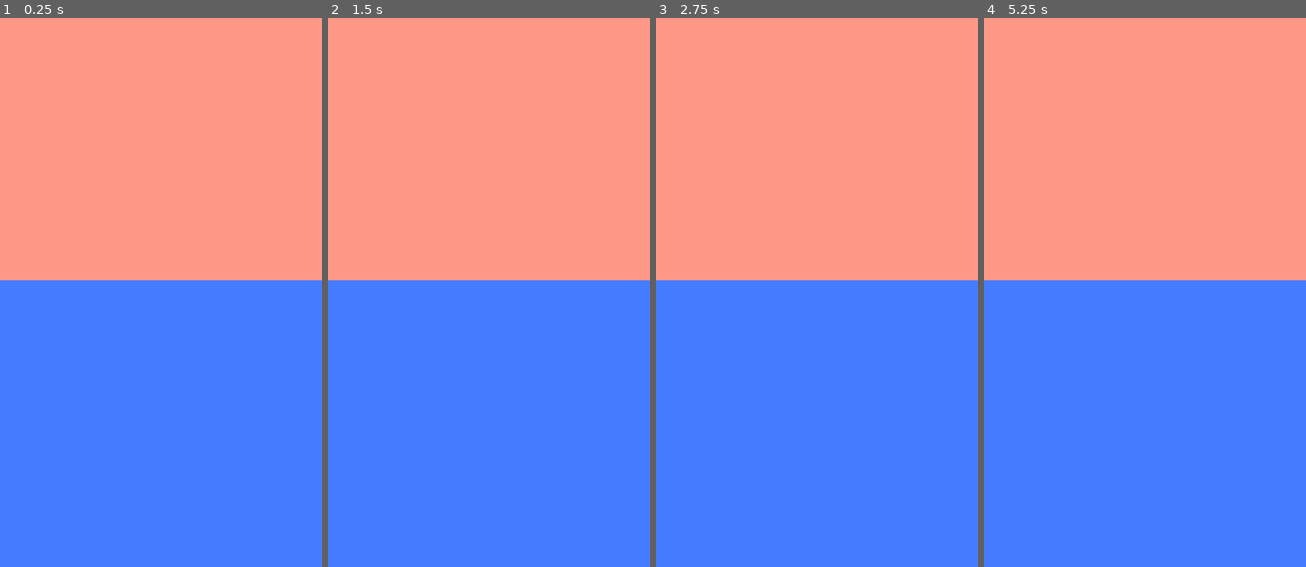
Above: before the commit, frames 1-4 (left to right).
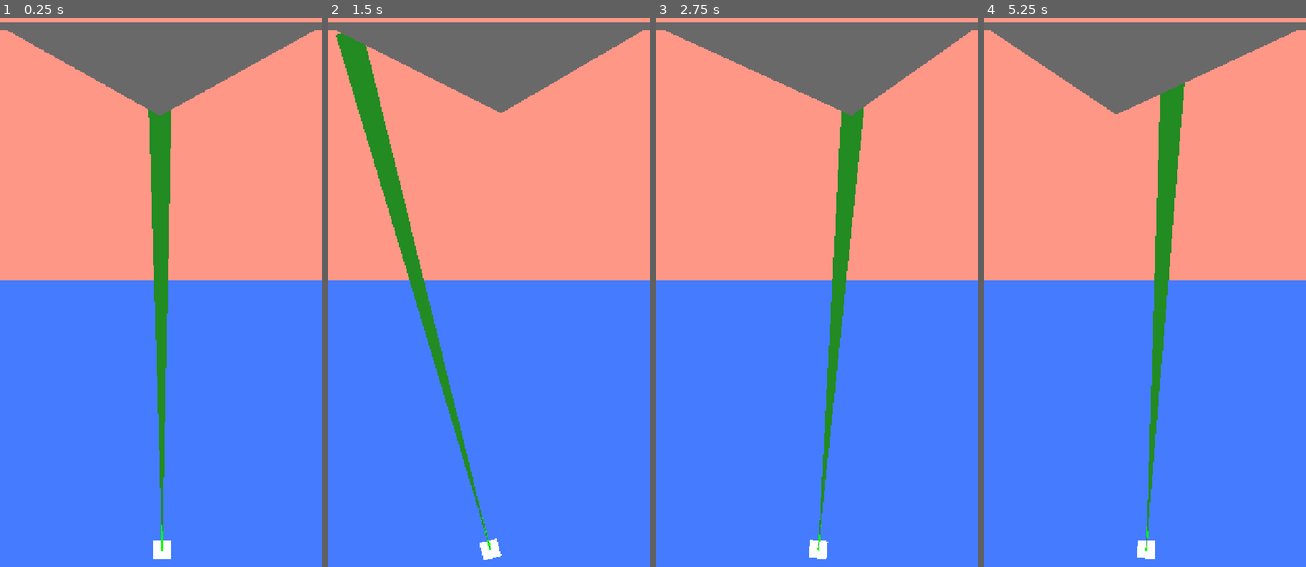
Above: after the commit, the same moments.

Repository: LucieFaure-Beaulande/neopong
Game: Godot game, scene res://Game/board/board.tscn
Two runs of this game, one before a commit and one after it. Both use one fixed random seed, a clock stepped at 60 frames per second and the inputs below. Before the commit the project has no main scene; this scene is started directly in both runs.
Inputs (mouse positions are in pixels of both pictures, inside the frame that each line leads up to):
- Up to frame 1 (0.25 s): no input
- Up to frame 2 (1.5 s): tap Enter at 0.5 s; move the mouse to (559, 254) at 0.52 s; click (559, 254) at 0.67 s; tap Space at 1.25 s; move the mouse to (424, 308) at 1.27 s; click (424, 308) at 1.42 s
- Up to frame 3 (2.75 s): move the mouse to (849, 155) at 2.02 s; click (849, 155) at 2.17 s
- Up to frame 4 (5.25 s): tap Enter at 2.75, 4.25 s; move the mouse to (1128, 396) at 2.77 s; click (1128, 396) at 2.92 s; tap Space at 3.5, 5 s; move the mouse to (1241, 363) at 3.52 s; click (1241, 363) at 3.67 s; move the mouse to (1048, 193) at 4.27 s; click (1048, 193) at 4.42 s; move the mouse to (1161, 281) at 5.02 s; click (1161, 281) at 5.17 s

The runs differ from the first frame. In frame 1, 12% of the frame differs, in the area x 0-100%, y 0-99%; in frame 2, 13%; in frame 3, 12%; in frame 4, 12%.

Commit message:
Add  goalzones + working vacuum scene

Diff:
--- a/Game/board/board.tscn
+++ b/Game/board/board.tscn
@@ -1,6 +1,11 @@
 [gd_scene format=3 uid="uid://o3merluvrn1h"]
 
+[ext_resource type="Script" uid="uid://dy4e6x670743m" path="res://Game/board/new_script.gd" id="1_qj6ra"]
+[ext_resource type="PackedScene" uid="uid://bc3kym46wht34" path="res://Game/goalzone/goalzone.tscn" id="2_uliie"]
+[ext_resource type="PackedScene" uid="uid://qxjcs8kh6whj" path="res://Game/vacuum/vacuum.tscn" id="3_vsefh"]
+
 [node name="Board" type="Node2D" unique_id=1187871317]
+script = ExtResource("1_qj6ra")
 
 [node name="ColorRect" type="ColorRect" parent="." unique_id=1737327288]
 offset_right = 720.0
@@ -12,3 +17,9 @@
 offset_right = 720.0
 offset_bottom = 1280.0
 color = Color(0.26892668, 0.48667043, 1, 1)
+
+[node name="Goalzone" parent="." unique_id=1755762554 instance=ExtResource("2_uliie")]
+position = Vector2(360, 73)
+
+[node name="Vacuum" parent="." unique_id=1938523004 instance=ExtResource("3_vsefh")]
+position = Vector2(363, 1241)
--- /dev/null
+++ b/Game/board/new_script.gd
@@ -0,0 +1,16 @@
+extends Node
+
+var dict:Dictionary[int, ColorRect]
+
+func _input(event: InputEvent) -> void:
+	if event is InputEventScreenTouch:
+		if event.pressed:
+			print("Finger pressed at: ", event.position, " with index: ", event.index)
+			var rect:ColorRect = ColorRect.new()
+			add_child(rect)
+			rect.global_position = event.position
+			dict[event.index] = rect
+		else:
+			print("Finger released at: ", event.position, " with index: ", event.index)
+			dict[event.index].queue_free()
+			dict.erase(event.index)
--- /dev/null
+++ b/Game/goalzone/goalzone.gd
@@ -0,0 +1,51 @@
+extends Area2D
+class_name GoalZone
+
+signal pull_started
+signal pull_finished
+
+@onready var dynamic_collision_shape: CollisionPolygon2D = $DynamicCollisionShape
+
+@export var max_pull_distance: float = 200
+@export var pull_speed: float = 1000
+
+var target_dot_position: Vector2 = Vector2.ZERO
+var is_pulled: bool = false
+# Called when the node enters the scene tree for the first time.
+func _ready() -> void:
+	pull_started.connect(_on_pull_started)
+	pull_finished.connect(_on_pull_finished)
+
+
+# Called every frame. 'delta' is the elapsed time since the previous frame.
+func _physics_process(delta: float) -> void:
+	queue_redraw()
+	if !is_pulled:
+		target_dot_position = Vector2.ZERO
+	var temp_polygon:PackedVector2Array = dynamic_collision_shape.get_polygon()
+	var current_dot_position:Vector2 = temp_polygon.get(0)
+	var new_dot_position:Vector2 = current_dot_position.move_toward(target_dot_position, pull_speed*delta)
+	temp_polygon.set(0, new_dot_position)
+
+	dynamic_collision_shape.set_polygon(temp_polygon)
+
+
+func pull(origin:int, angle:float) -> void:
+	# Here we modify the target position of the first dot of the polygon so that we can "pull" on the goal zone
+	var fixed_origin := origin-360 #half of the width because the polygon's center is 0
+	# We create a vector that we then rotate
+	# this vector is used to create an "offset" that aligns with the vacuum's angle
+	var pull_vector:Vector2 = Vector2(-max_pull_distance,0).rotated(angle)
+	target_dot_position = pull_vector + Vector2(fixed_origin,0)
+
+
+func _on_pull_started() -> void:
+	is_pulled = true
+
+func _on_pull_finished() -> void:
+	is_pulled = false
+
+func _draw() -> void:
+	var color = Color.DIM_GRAY
+	print(dynamic_collision_shape.get_polygon())
+	draw_colored_polygon(dynamic_collision_shape.get_polygon(), color)
--- /dev/null
+++ b/Game/goalzone/goalzone.tscn
@@ -0,0 +1,27 @@
+[gd_scene format=3 uid="uid://bc3kym46wht34"]
+
+[ext_resource type="Script" uid="uid://b5wqkuktxja1s" path="res://Game/goalzone/goalzone.gd" id="1_8robk"]
+
+[sub_resource type="RectangleShape2D" id="RectangleShape2D_1xdq2"]
+size = Vector2(900, 20)
+
+[node name="Goalzone" type="Area2D" unique_id=586597398]
+z_index = 1
+script = ExtResource("1_8robk")
+metadata/_custom_type_script = "uid://b5wqkuktxja1s"
+
+[node name="ColorRect" type="ColorRect" parent="." unique_id=1048294507]
+offset_left = -360.0
+offset_top = -10.0
+offset_right = 360.0
+offset_bottom = 10.0
+color = Color(0.40705615, 0.40705618, 0.40705615, 1)
+
+[node name="BaseCollisionShape" type="CollisionShape2D" parent="." unique_id=1330271176]
+shape = SubResource("RectangleShape2D_1xdq2")
+
+[node name="DynamicCollisionShape" type="CollisionPolygon2D" parent="." unique_id=379632957]
+position = Vector2(0, 1)
+polygon = PackedVector2Array(0, 0, -360, 0, 0, 0, 360, 0)
+
+[connection signal="area_entered" from="." to="." method="_on_area_entered"]
--- /dev/null
+++ b/Game/vacuum/vacuum.gd
@@ -0,0 +1,11 @@
+extends Node2D
+
+
+# Called when the node enters the scene tree for the first time.
+func _ready() -> void:
+	pass # Replace with function body.
+
+
+# Called every frame. 'delta' is the elapsed time since the previous frame.
+func _physics_process(delta: float) -> void:
+	look_at(get_global_mouse_position())
--- /dev/null
+++ b/Game/vacuum/vacuum.tscn
@@ -0,0 +1,27 @@
+[gd_scene format=3 uid="uid://qxjcs8kh6whj"]
+
+[ext_resource type="Script" uid="uid://cyskwii5agcxv" path="res://Game/vacuum/vacuum.gd" id="1_qq0q7"]
+[ext_resource type="Script" uid="uid://dx7l1r5ohgorg" path="res://Game/vacuum/vacuum_raycast.gd" id="2_y0ycr"]
+
+[node name="Vacuum" type="Node2D" unique_id=1938523004]
+rotation = -1.5707964
+script = ExtResource("1_qq0q7")
+
+[node name="ColorRect" type="ColorRect" parent="." unique_id=566817876]
+offset_left = -20.0
+offset_top = -20.0
+offset_right = 20.0
+offset_bottom = 20.0
+
+[node name="ColorRect2" type="ColorRect" parent="." unique_id=1548411786]
+offset_left = -2.0
+offset_top = -2.0
+offset_right = 373.0
+offset_bottom = 2.0
+color = Color(0, 1, 0, 1)
+
+[node name="RayCast2D" type="RayCast2D" parent="." unique_id=1631345839]
+target_position = Vector2(2000, 0)
+collide_with_areas = true
+script = ExtResource("2_y0ycr")
+metadata/_custom_type_script = "uid://dx7l1r5ohgorg"
--- /dev/null
+++ b/Game/vacuum/vacuum_raycast.gd
@@ -0,0 +1,38 @@
+extends RayCast2D
+class_name VacuumRaycast
+
+var previous_collider:GoalZone = null
+
+var vacuum_angle: float = 30 #not actually degrees, just pixels also just cosmetic
+
+# Called when the node enters the scene tree for the first time.
+func _ready() -> void:
+	pass # Replace with function body.
+
+
+# Called every frame. 'delta' is the elapsed time since the previous frame.
+func _physics_process(delta: float) -> void:
+	queue_redraw()
+	if is_colliding():
+		var collider = get_collider()
+		if collider is GoalZone:
+			previous_collider = collider
+			previous_collider.pull_started.emit()
+			var hit_pos = get_collision_point()
+			collider.pull(hit_pos.x, global_rotation)
+	elif previous_collider != null:
+			previous_collider.pull_finished.emit()
+			previous_collider = null
+
+
+func _draw() -> void:
+	print(get_collision_point())
+	var distance_limit:int = (get_collision_point().distance_to(global_position) if is_colliding() else 10000)
+	print(distance_limit)
+	var points = PackedVector2Array([
+		position,
+		Vector2(distance_limit, vacuum_angle), # Bas gauche
+		Vector2(distance_limit, -vacuum_angle)  # Bas droit
+	])
+	var color = Color.FOREST_GREEN
+	draw_colored_polygon(points, color)
--- a/project.godot
+++ b/project.godot
@@ -11,6 +11,7 @@
 [application]
 
 config/name="Neopong"
+run/main_scene="uid://o3merluvrn1h"
 config/features=PackedStringArray("4.7", "GL Compatibility")
 config/icon="res://icon.svg"
 
Not shown, added: Game/board/new_script.gd.uid
Not shown, added: Game/goalzone/goalzone.gd.uid
Not shown, added: Game/vacuum/vacuum.gd.uid
Not shown, added: Game/vacuum/vacuum_raycast.gd.uid
